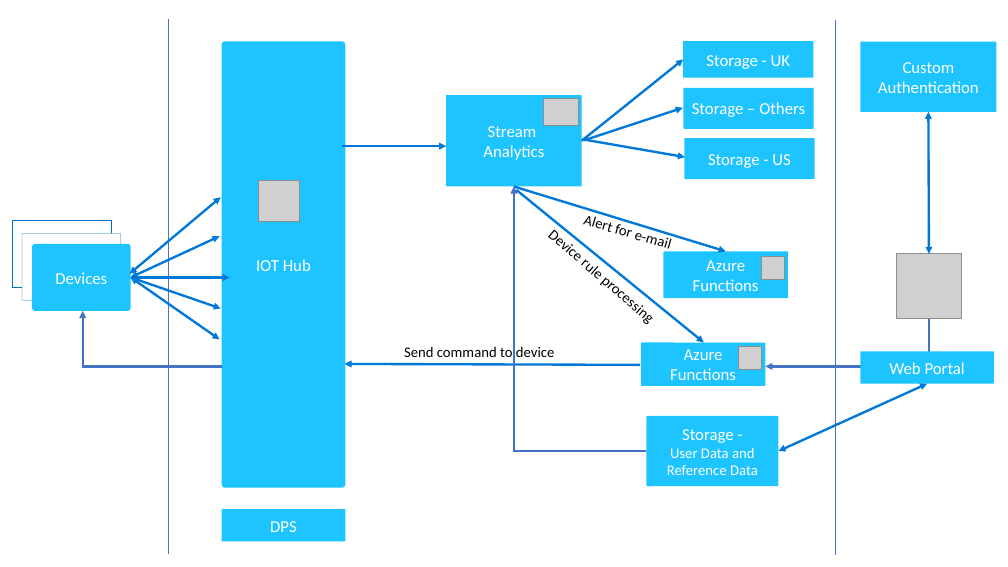
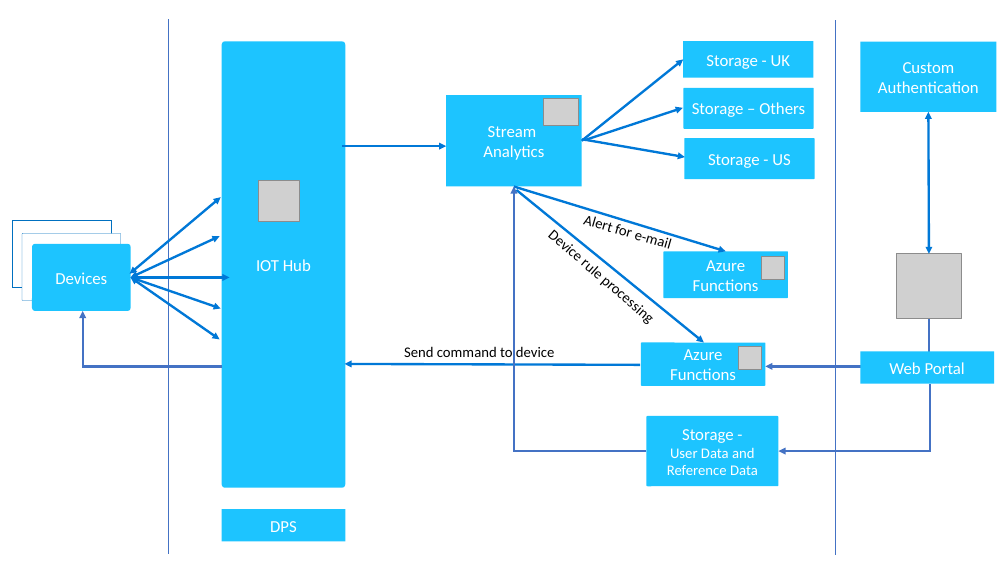
Before and after one commit to ChandramohanG/IoTWS, a slide deck: slide 2 of TechDesign.pptx. Drawn at 1008x567 pixels with LibreOffice and Linux fonts; fonts in the diff are those of the drawing; grey boxes stand for pictures. Boxes give left, top, right and bottom in pixels: in the first picture for what was removed or moved away, otherwise in the second. Text is boxed around its words. In the diff, an @@ line names an element or a change of style, - is before the commit and + after.

```diff
--- a/TechDesign.pptx
+++ b/TechDesign.pptx
@@ double arrow removed from (779, 451) to (927, 384) @@
@@ elbow arrow added from (929, 385) to (779, 451), #4472C4 2.25 pt @@
```
Also in this commit, not shown: 2 slides added, 6 other files.
